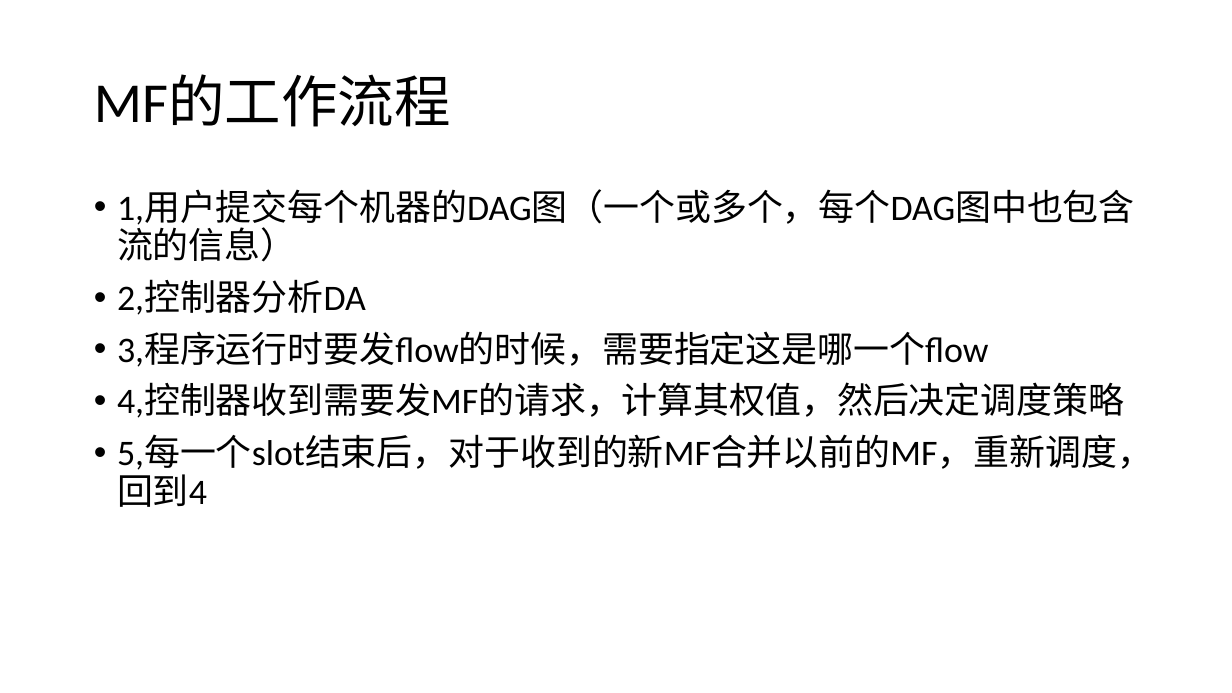
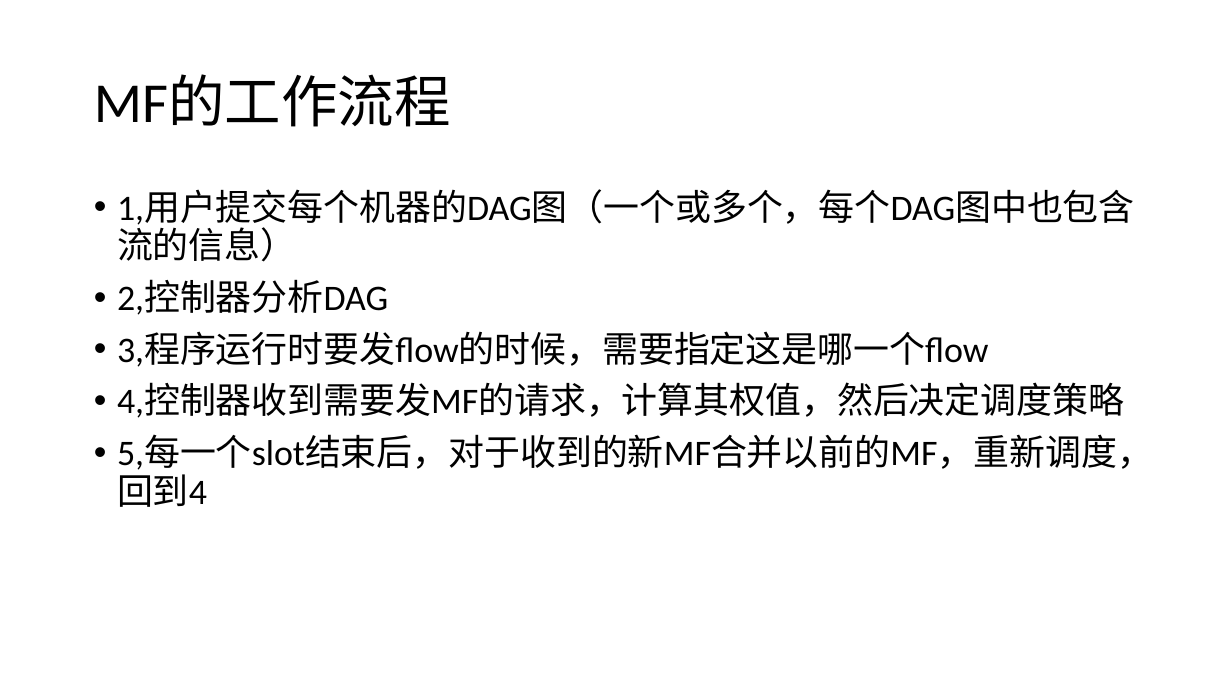
Before and after one commit to fhowen/metaflow, a slide deck: slide 6 of document/microflow.pptx. Drawn at 1232x693 pixels with LibreOffice and Linux fonts; fonts in the diff are those of the drawing. Boxes give left, top, right and bottom in pixels: in the first picture for what was removed or moved away, otherwise in the second. Text is boxed around its words. In the diff, an @@ line names an element or a change of style, - is before the commit and + after.

Commit message:
modify

```diff
--- a/document/microflow.pptx
+++ b/document/microflow.pptx
@@ text at (117, 280, 388, 315): text changed @@
-• 2,控制器分析DA
+• 2,控制器分析DAG
```
